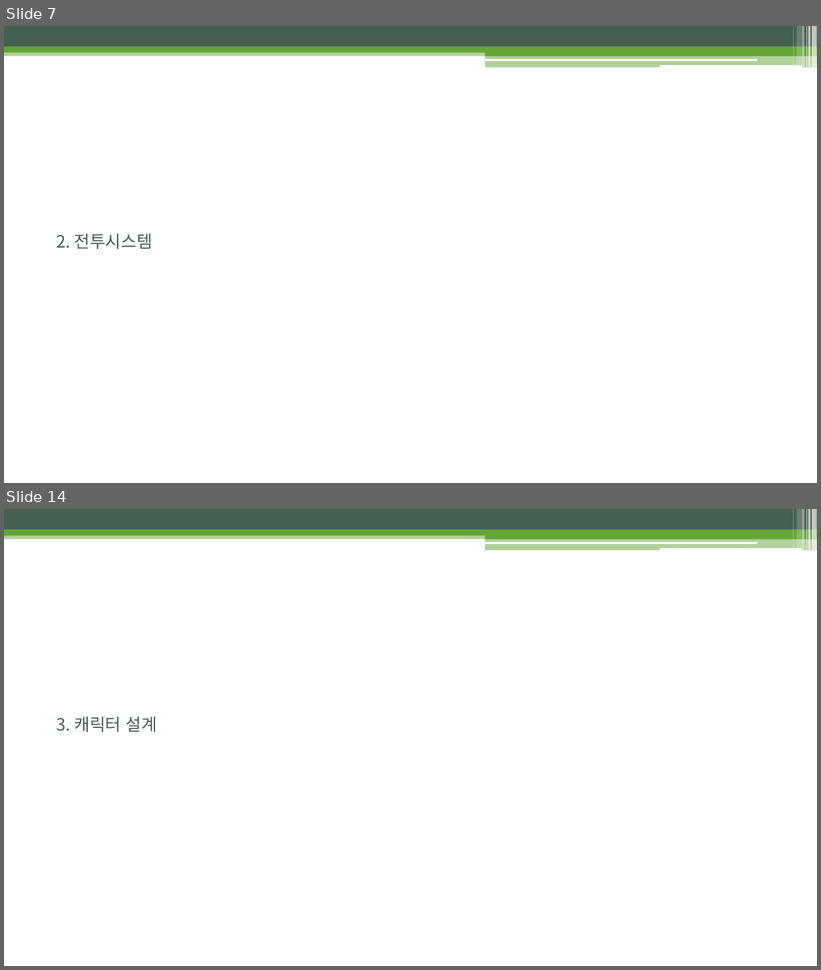
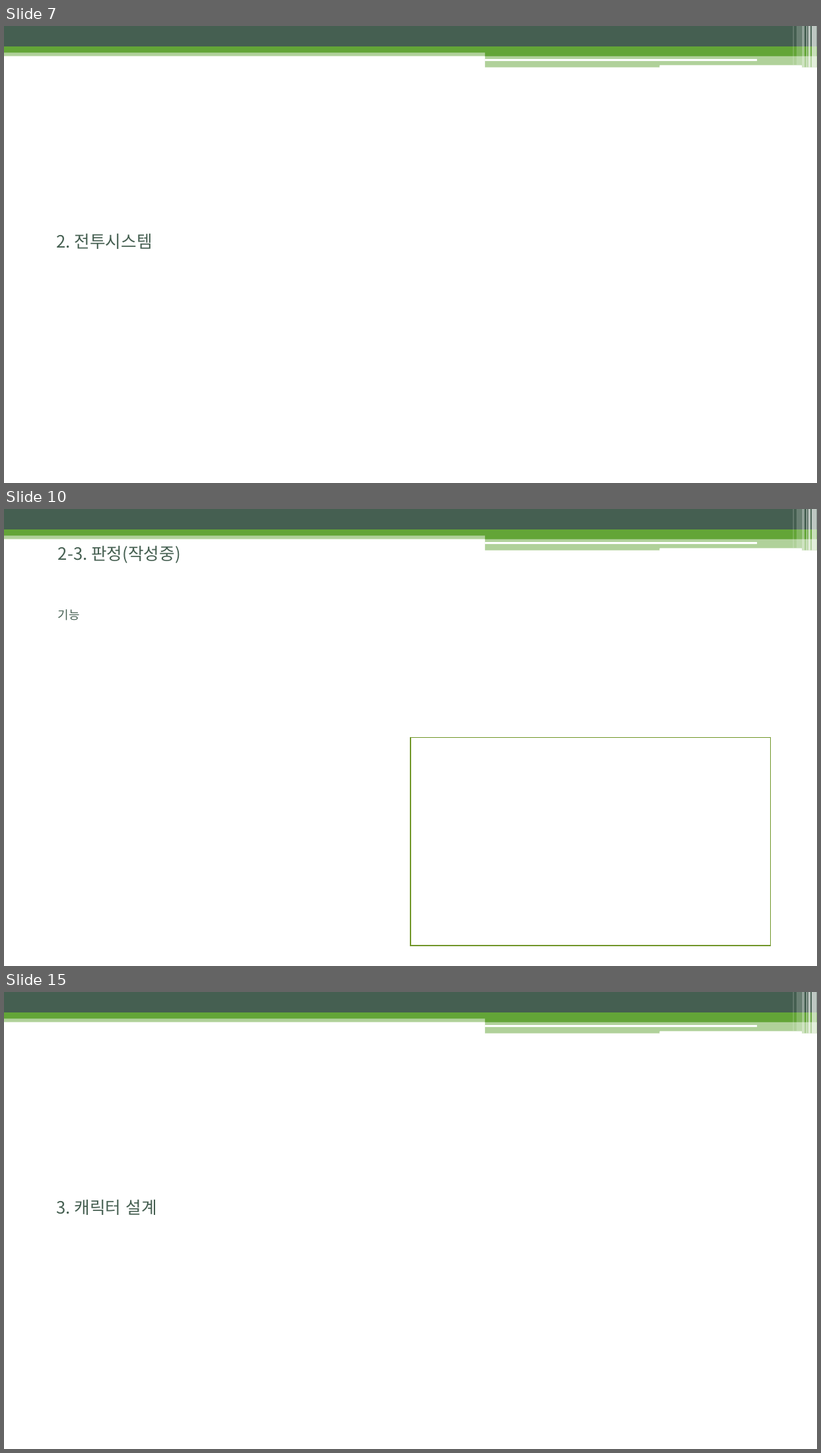
Before and after one commit to uknim2000/TIL, a slide deck: 003_게임기획서/노비의모험_전투시스템_김병훈_v001_200122.pptx. Shown one above the other, each under a label of ours: slides 7 and 14 before the commit, slides 7, 10 and 15 after it; the slides between them are not shown. The pictures are 821x970 and 821x1453 pixels, drawn with LibreOffice and Linux fonts; fonts in the diff are those of the drawing. Boxes give left, top, right and bottom in pixels: in the first picture for what was removed or moved away, otherwise in the second. Text is boxed around its words. In the diff, an @@ line names an element or a change of style, - is before the commit and + after.

```diff
--- a/003_게임기획서/노비의모험_전투시스템_김병훈_v001_200122.pptx
+++ b/003_게임기획서/노비의모험_전투시스템_김병훈_v001_200122.pptx
@@ slide 10 added at (4,509,817,966), background #FFFFFF; not listed: 13 template elements that a slide beside it also shows @@
@@ title added at (58,545,181,563), 20 pt, text #455F51 @@
+2-3. 판정(작성중)
@@ text added at (58,609,80,621), 14 pt, text #455F51 @@
+기능
@@ rectangle added at (411,738,772,947), outline #719629 1 pt @@
@@ what was slide 14 is now slide 15 @@
```
Also in this commit, not shown: 10 slides changed, 1 other slide added, 1 slide removed.
